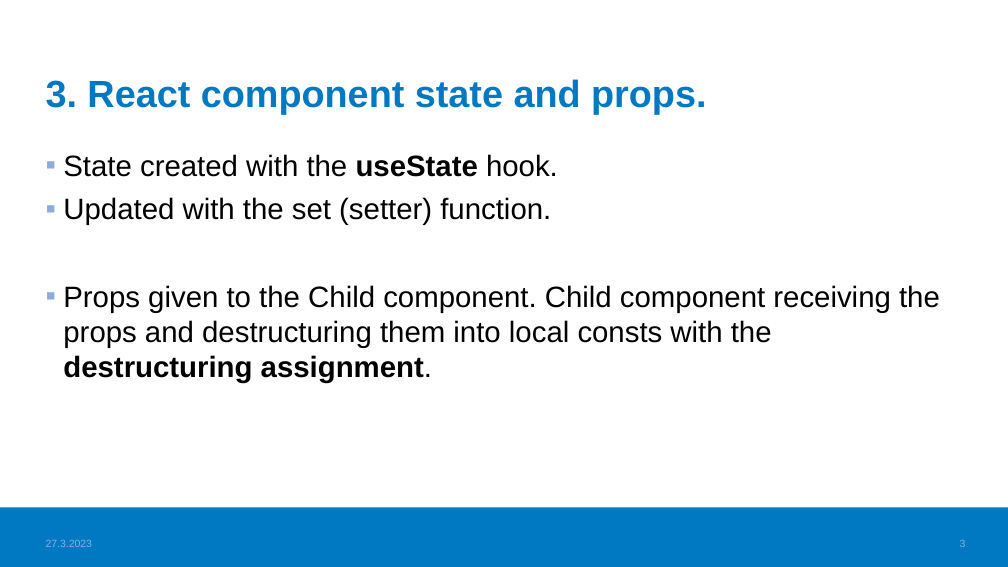
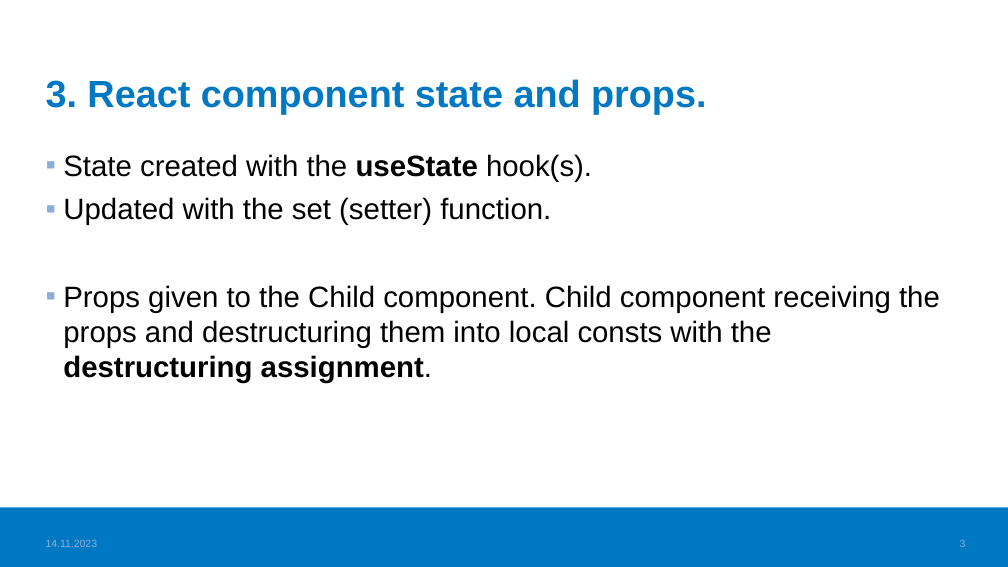
Before and after one commit to haagahelia/ohke-teknologiat, a slide deck: slide 3 of 05_frontend/Frontend_VideoTopics.pptx. Drawn at 1008x567 pixels with LibreOffice and Linux fonts; fonts in the diff are those of the drawing; background and template pictures are left out. Boxes give left, top, right and bottom in pixels: in the first picture for what was removed or moved away, otherwise in the second. Text is boxed around its words. In the diff, an @@ line names an element or a change of style, - is before the commit and + after.

```diff
--- a/05_frontend/Frontend_VideoTopics.pptx
+++ b/05_frontend/Frontend_VideoTopics.pptx
@@ text at (x1=63, y1=154, x2=592, y2=181): text changed @@
-▪ State created with the useState hook.
+▪ State created with the useState hook(s).
@@ text at (x1=46, y1=539, x2=98, y2=547): text changed @@
-27.3.2023
+14.11.2023
```
Also in this commit, not shown: 15 other slides changed, 1 slide removed, 3 other files.
